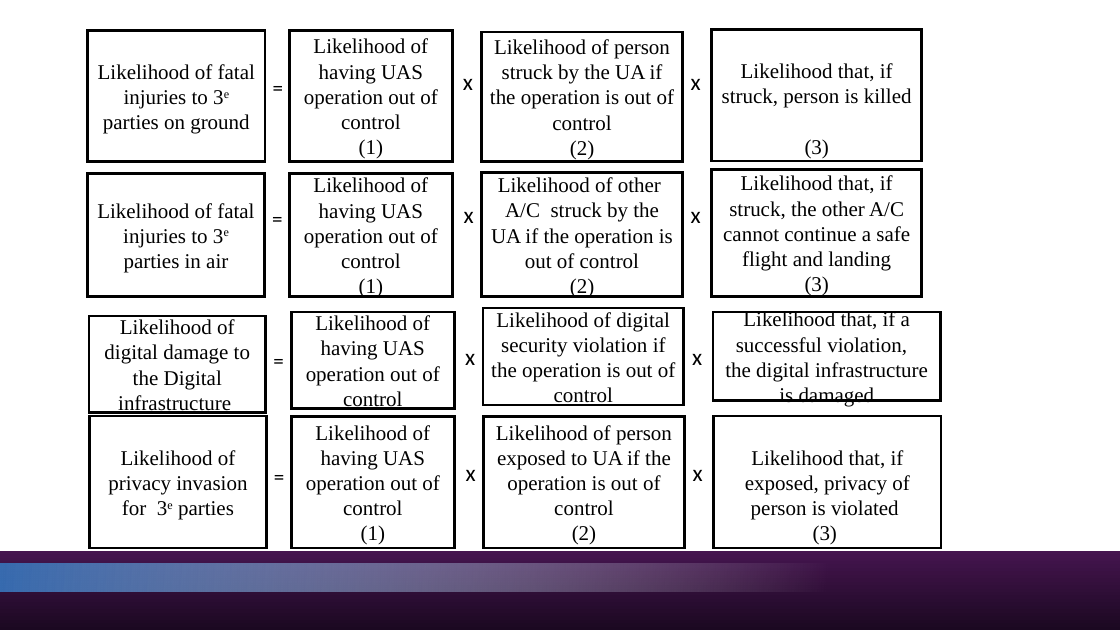
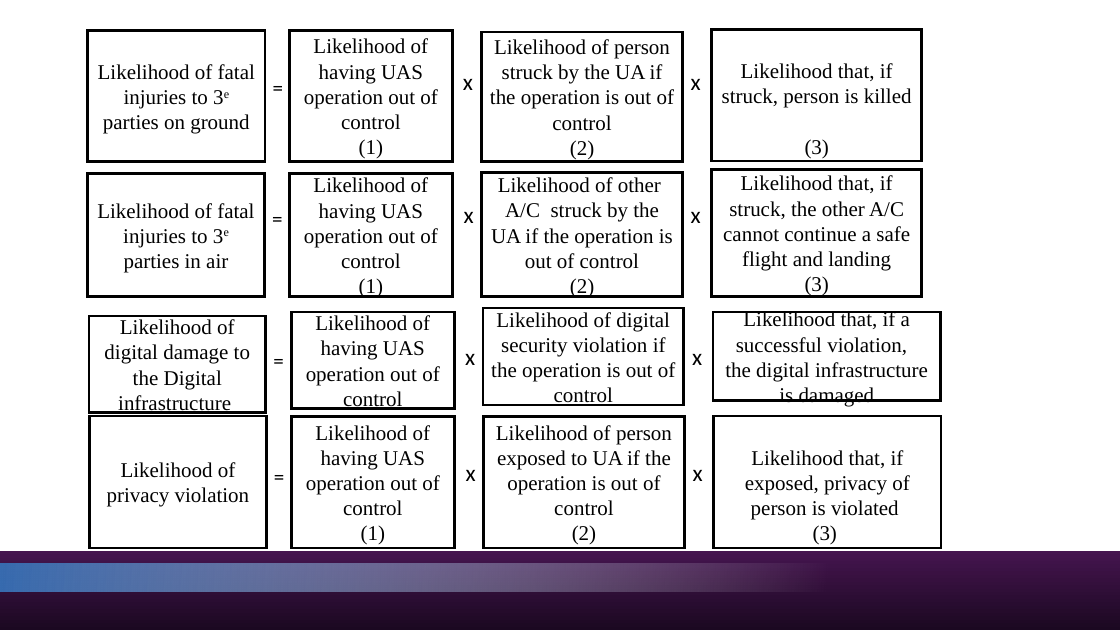
Before and after one commit to ductran1503/ExSORA1, a slide deck: slide 5 of Extension of SORA method to Cyber Security of Unmanned Aircraft System/image/slides.pptx. Drawn at 1120x630 pixels with LibreOffice and Linux fonts; fonts in the diff are those of the drawing; background and template pictures are left out. Boxes give left, top, right and bottom in pixels: in the first picture for what was removed or moved away, otherwise in the second. Text is boxed around its words. In the diff, an @@ line names an element or a change of style, - is before the commit and + after.

```diff
--- a/Extension of SORA method to Cyber Security of Unmanned Aircraft System/image/slides.pptx
+++ b/Extension of SORA method to Cyber Security of Unmanned Aircraft System/image/slides.pptx
@@ text in rectangle at (x1=107, y1=462, x2=250, y2=507): text changed @@
-Likelihood of privacy invasion for 3e parties
+Likelihood of privacy violation
```
Also in this commit, not shown: 2 other slides changed, 6 other files.
